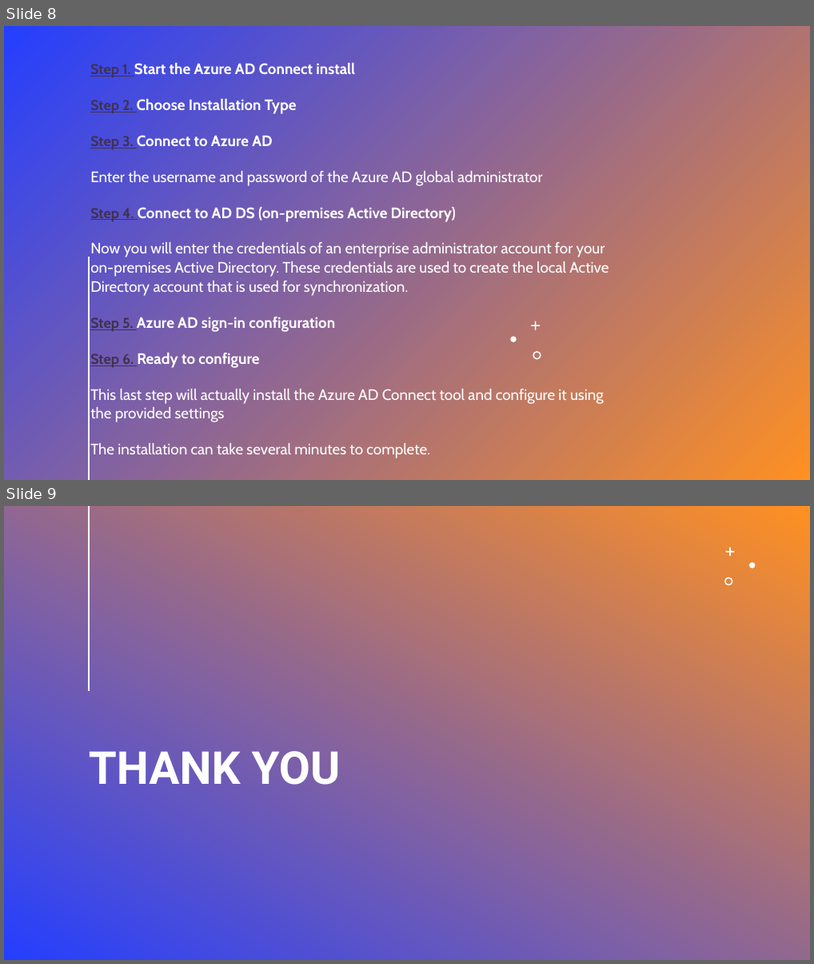
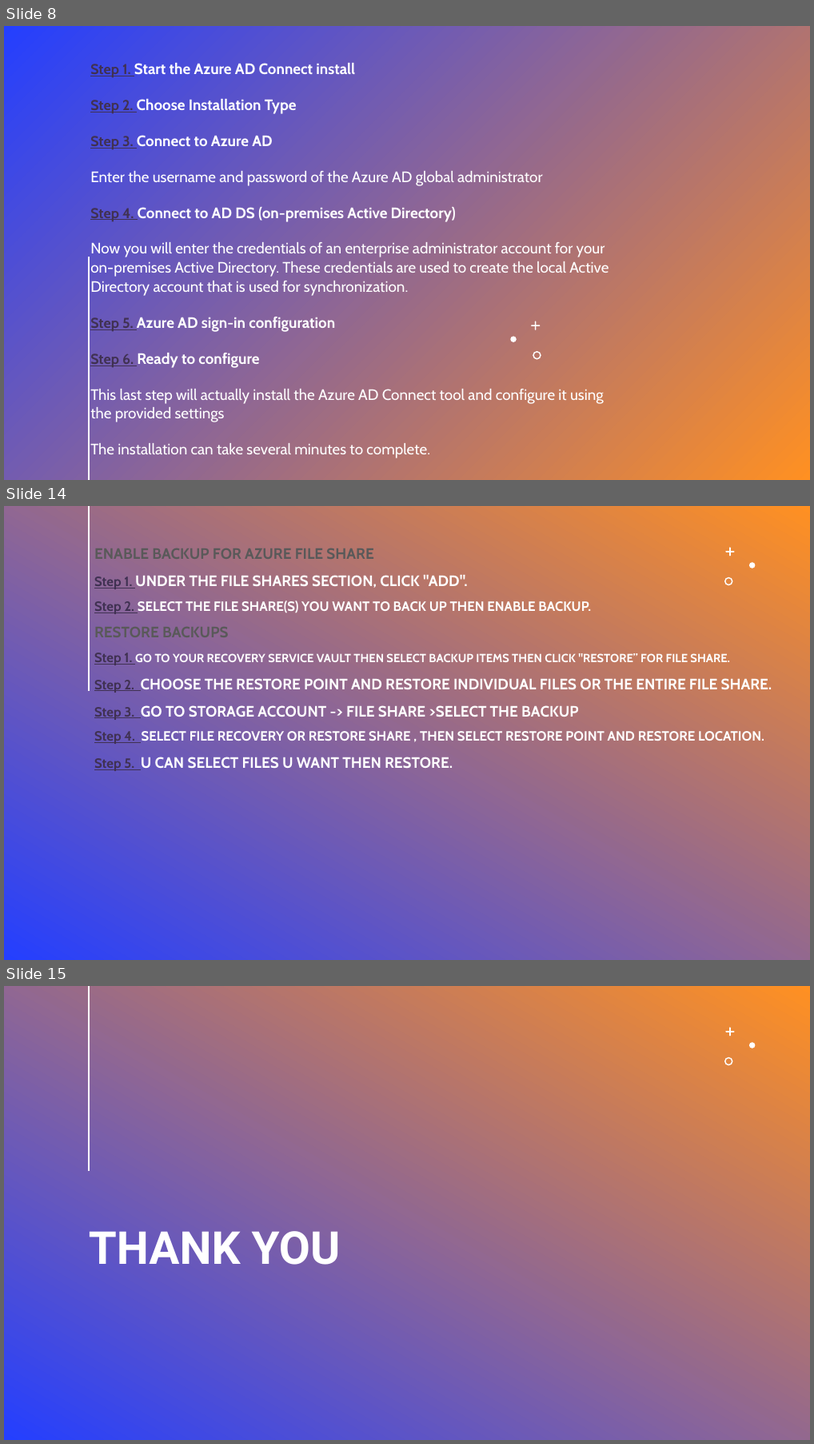
Before and after one commit to ahmedmortadasayed/Azure-cloud-solution-ONL2_ISS1_G1-, a slide deck: Final Presentation.pptx. Shown one above the other, each under a label of ours: slides 8 and 9 before the commit, slides 8, 14 and 15 after it; the slides between them are not shown. The pictures are 814x964 and 814x1444 pixels, drawn with LibreOffice and Linux fonts; fonts in the diff are those of the drawing. Boxes give left, top, right and bottom in pixels: in the first picture for what was removed or moved away, otherwise in the second. Text is boxed around its words. In the diff, an @@ line names an element or a change of style, - is before the commit and + after.

```diff
--- a/Final Presentation.pptx
+++ b/Final Presentation.pptx
@@ slide 14 added at (4, 506, 810, 960), background gradient #243FFF to #FF9022; not listed: 4 template elements that a slide beside it also shows @@
@@ title added at (94, 548, 773, 771), 18 pt, text #FFFFFF, bold @@
+ENABLE BACKUP FOR AZURE FILE SHARE
+Step 1. UNDER THE FILE SHARES SECTION, CLICK "ADD".
+Step 2. SELECT THE FILE SHARE(S) YOU WANT TO BACK UP THEN ENABLE BACKUP.
+RESTORE BACKUPS
+Step 1. GO TO YOUR RECOVERY SERVICE VAULT THEN SELECT BACKUP ITEMS THEN CLICK "RESTORE” FOR FILE SHARE.
+Step 2. CHOOSE THE RESTORE POINT AND RESTORE INDIVIDUAL FILES OR THE ENTIRE FILE SHARE.
+Step 3. GO TO STORAGE ACCOUNT -> FILE SHARE >SELECT THE BACKUP
+Step 4. SELECT FILE RECOVERY OR RESTORE SHARE , THEN SELECT RESTORE POINT AND RESTORE LOCATION.
+Step 5. U CAN SELECT FILES U WANT THEN RESTORE.
@@ what was slide 9 is now slide 15 @@
```
Also in this commit, not shown: 5 other slides added, 5 other files.
